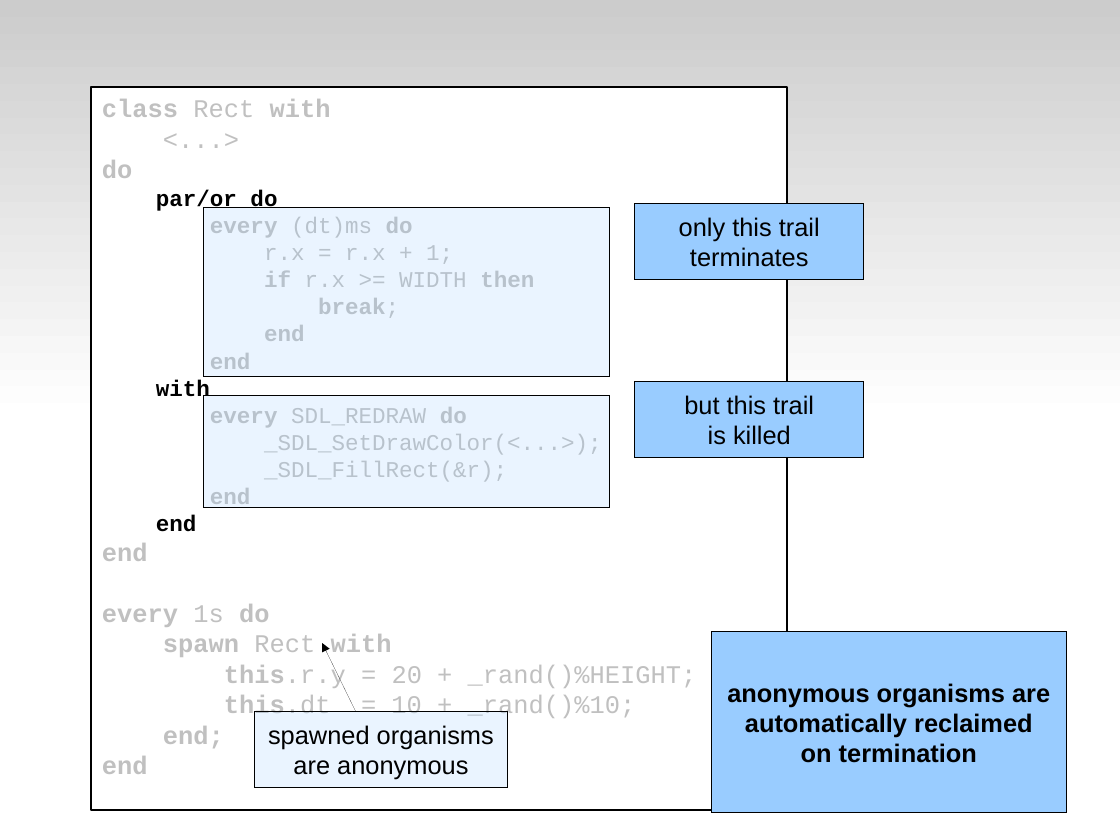
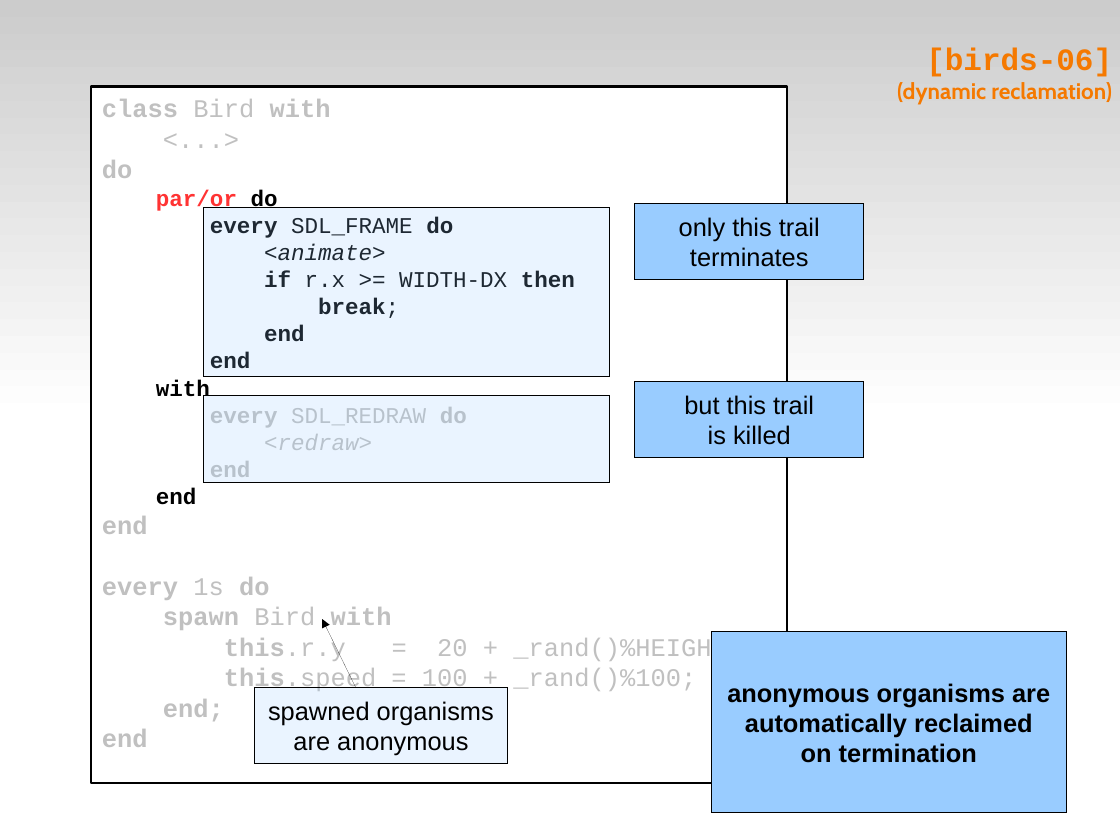
Before and after one commit to fsantanna-no/ceu-docs, a slide deck: slide 17 of ceu_stl.odp (slide 14 before the commit). Drawn at 1120x840 pixels with LibreOffice and Linux fonts; fonts in the diff are those of the drawing. Boxes give left, top, right and bottom in pixels: in the first picture for what was removed or moved away, otherwise in the second. Text is boxed around its words. In the diff, an @@ line names an element or a change of style, - is before the commit and + after.

```diff
--- a/ceu_stl.odp
+++ b/ceu_stl.odp
@@ title added at (897,48,1112,104), 16 pt, text #F57900, bold @@
+[birds-06]
+(dynamic reclamation)
@@ rectangle "class Bird with": place and size @@
-rectangle "class Bird with" at (91,86,788,810)
+rectangle "class Bird with" at (91,86,788,784)
@@ text in rectangle at (102,99,331,117): text changed @@
-class Rect with
+class Bird with
@@ text in rectangle at (156,190,399,368): text colour #000000 to #FF3333 in "par/or"; text colour #C0C0C0 to #000000 in "break;", "end", "end" @@
@@ text in rectangle at (210,217,575,287): text changed; text colour #C0C0C0 to #000000 @@
-every (dt)ms do
-r.x = r.x + 1;
-if r.x >= WIDTH then
+every SDL_FRAME do
+<animate>
+if r.x >= WIDTH-DX then
@@ rectangle: place and size @@
-rectangle at (203,395,610,508)
+rectangle at (203,395,610,483)
@@ text in rectangle at (264,434,372,450): text changed; italic on @@
-_SDL_SetDrawColor(<...>);
-_SDL_FillRect(&r);
+<redraw>
@@ text in rectangle at (163,607,392,630): text changed @@
-spawn Rect with
+spawn Bird with
@@ arrow moved from (356, 711) - (322, 643) to (356, 687) - (322, 619) @@
@@ text in rectangle at (224,668,696,695): text changed @@
-this.dt = 10 + _rand()%10;
+this.speed = 100 + _rand()%100;
@@ rectangle "spawned organisms": place and size @@
-rectangle "spawned organisms" at (254,711,508,788)
+rectangle "spawned organisms" at (254,687,508,763)
```
Also in this commit, not shown: 14 other slides changed, 7 slides added, 2 other files.
